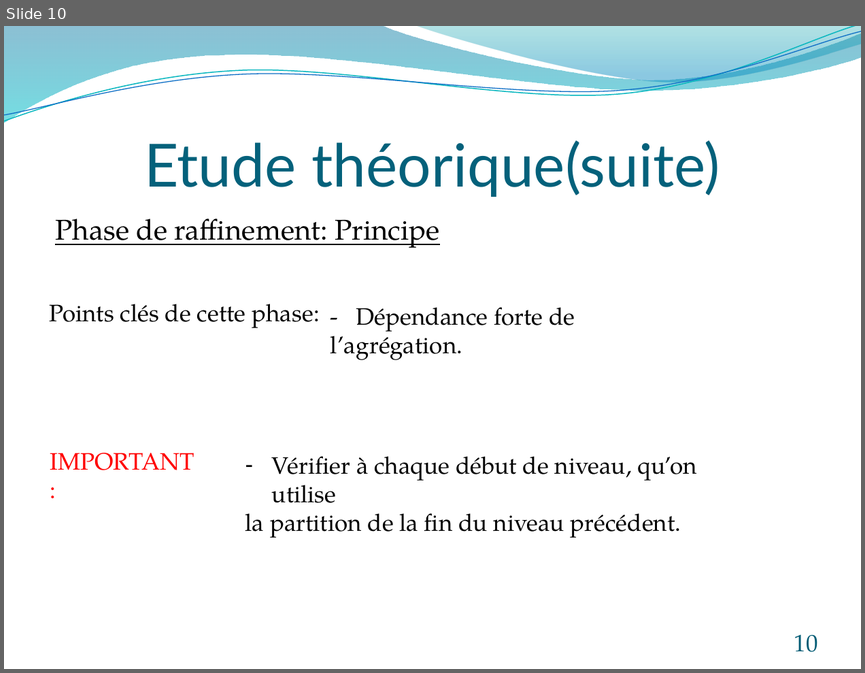
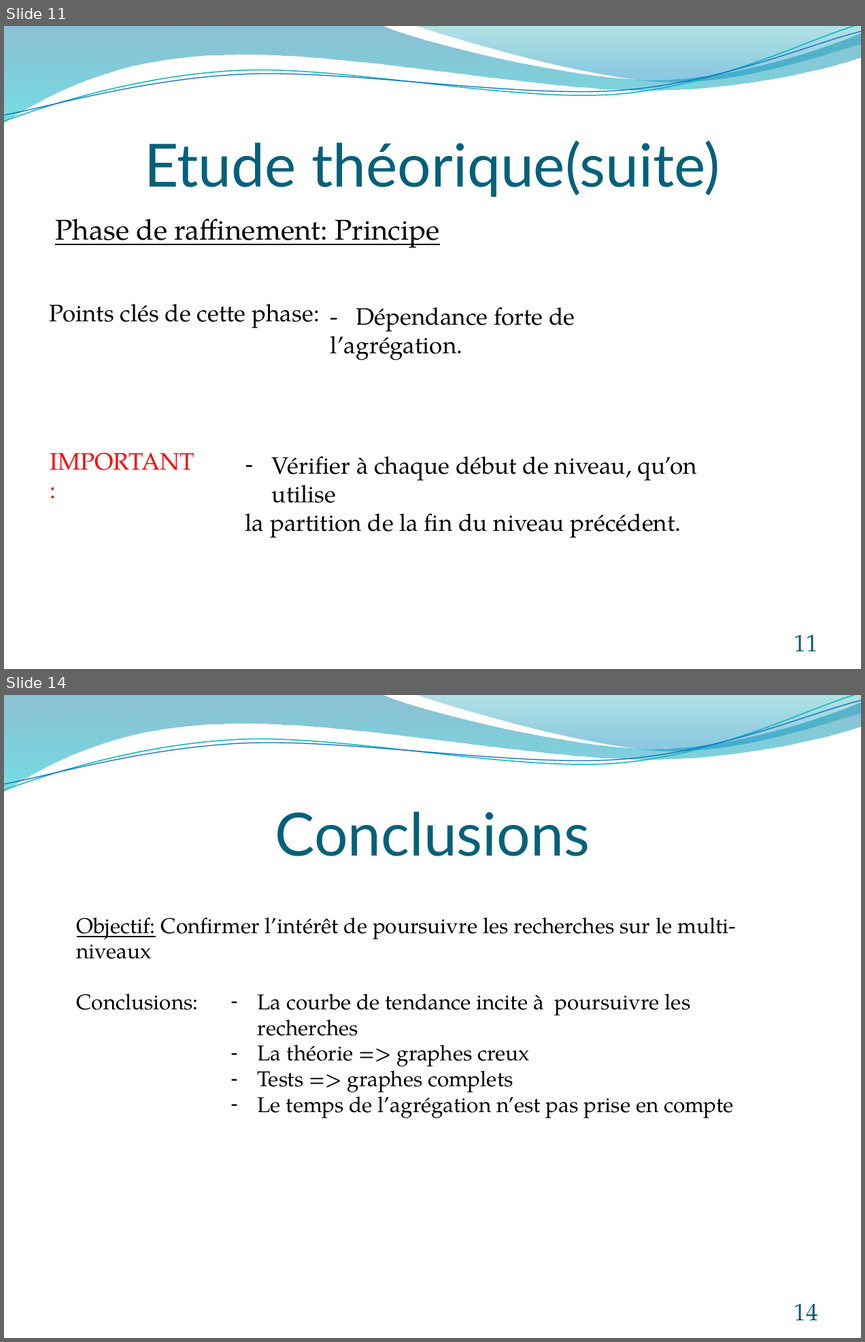
Before and after one commit to rogelja/Projet, a slide deck: PowerPoint/Présentation soutenance.pptx. Shown one above the other, each under a label of ours: slide 10 before the commit, slides 11 and 14 after it; the slides between them are not shown. The pictures are 865x673 and 865x1342 pixels, drawn with LibreOffice and Linux fonts; fonts in the diff are those of the drawing. Boxes give left, top, right and bottom in pixels: in the first picture for what was removed or moved away, otherwise in the second. Text is boxed around its words. In the diff, an @@ line names an element or a change of style, - is before the commit and + after.

```diff
--- a/PowerPoint/Présentation soutenance.pptx
+++ b/PowerPoint/Présentation soutenance.pptx
@@ slide 14 added at bbox=[4, 695, 861, 1338], background #FFFFFF; not listed: 4 template elements that a slide beside it also shows @@
@@ title added at bbox=[275, 811, 589, 856], 50 pt, text #04617B @@
+Conclusions
@@ text added at bbox=[77, 917, 736, 939], 18 pt, text #000000 @@
+Objectif: Confirmer l’intérêt de poursuivre les recherches sur le multi-niveaux
@@ text added at bbox=[77, 994, 198, 1010], 18 pt, text #000000 @@
+Conclusions:
@@ text added at bbox=[258, 994, 733, 1118], 18 pt, text #000000 @@
+– La courbe de tendance incite à poursuivre les recherches
+– La théorie => graphes creux
+– Tests => graphes complets
+– Le temps de l’agrégation n’est pas prise en compte
@@ page number added at bbox=[794, 1303, 818, 1320], 20 pt, text #045D75 @@
+14
@@ what was slide 10 is now slide 11 @@
@@ page number at bbox=[794, 635, 818, 651]: text changed @@
-10
+11
```
Also in this commit, not shown: 8 slides changed, 3 other slides added, 2 slides removed, 4 other files.
